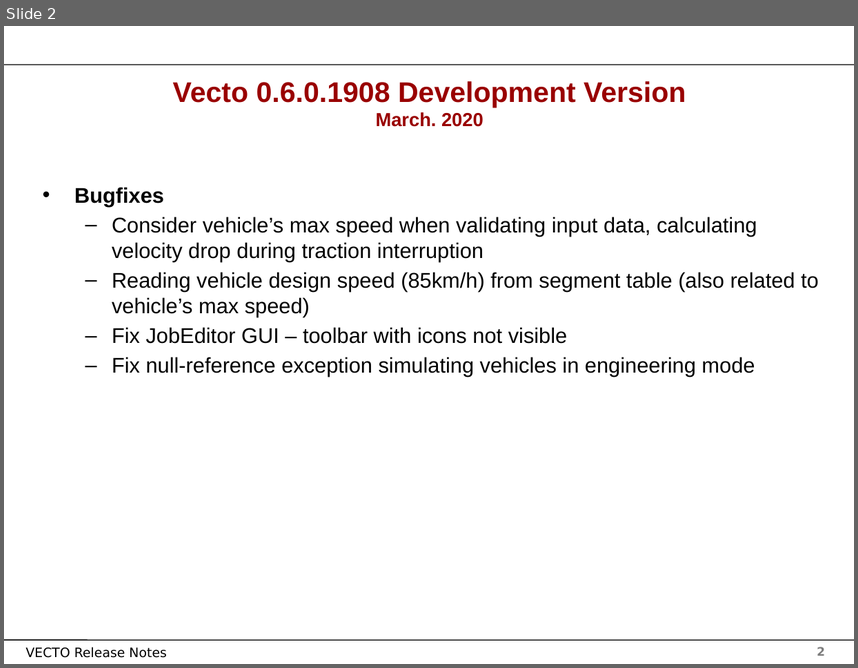
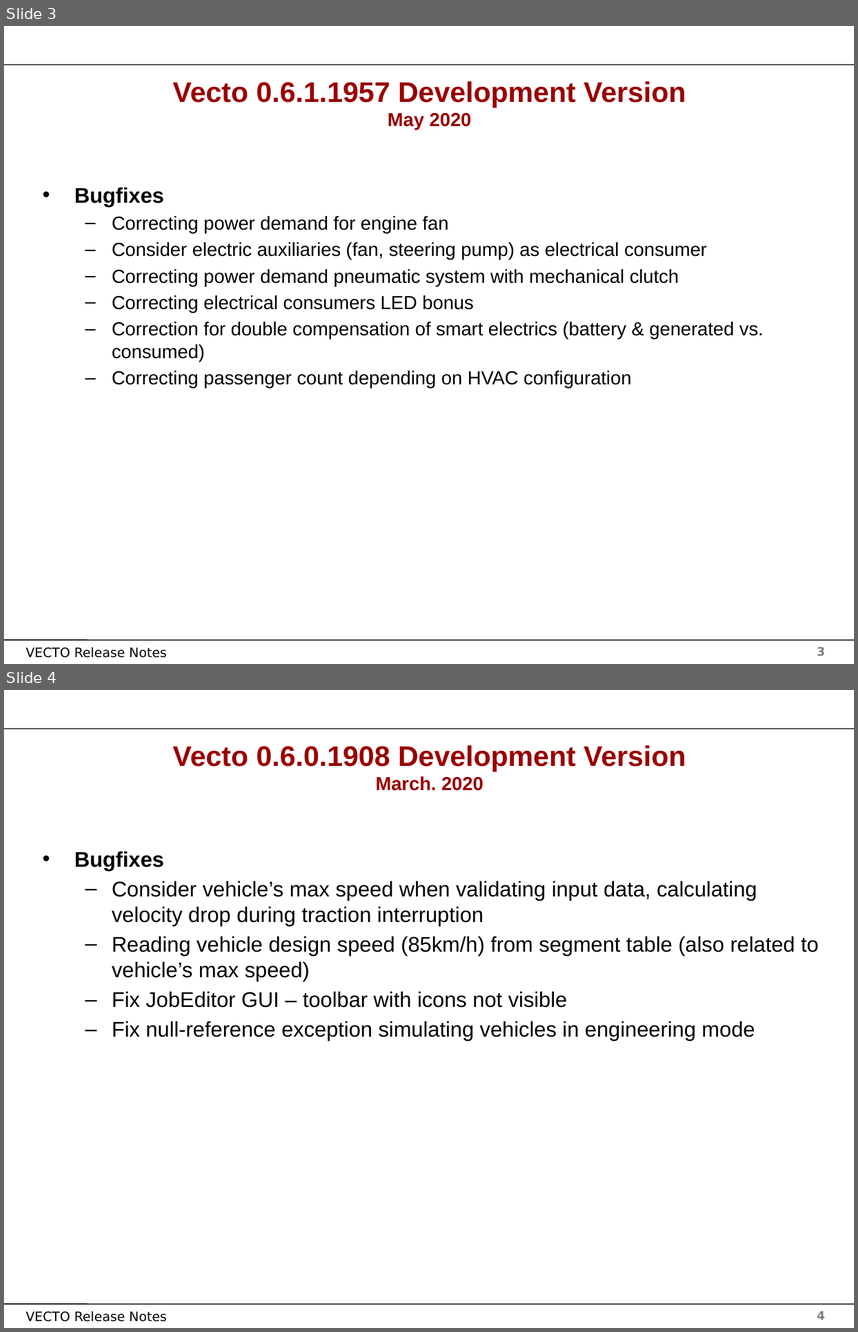
Before and after one commit to tanawadeatharva/BharatVECTO, a slide deck: Documentation/User Manual Source/Release Notes Vecto3.x.pptx. Shown one above the other, each under a label of ours: slide 2 before the commit, slides 3 and 4 after it. The pictures are 858x668 and 858x1332 pixels, drawn with LibreOffice and Linux fonts; fonts in the diff are those of the drawing; background and template pictures are left out. Boxes give left, top, right and bottom in pixels: in the first picture for what was removed or moved away, otherwise in the second. Text is boxed around its words. In the diff, an @@ line names an element or a change of style, - is before the commit and + after.

```diff
--- a/Documentation/User Manual Source/Release Notes Vecto3.x.pptx
+++ b/Documentation/User Manual Source/Release Notes Vecto3.x.pptx
@@ slide 3 added at (x1=4, y1=26, x2=854, y2=664), background #FFFFFF; not listed: 4 template elements that a slide beside it also shows @@
@@ title added at (x1=173, y1=81, x2=686, y2=130), 24 pt, text #990000, bold @@
+Vecto 0.6.1.1957 Development Version
+May 2020
@@ text added at (x1=74, y1=187, x2=764, y2=388), 16 pt, text #000000 @@
+• Bugfixes
+  – Correcting power demand for engine fan
+  – Consider electric auxiliaries (fan, steering pump) as electrical consumer
+  – Correcting power demand pneumatic system with mechanical clutch
+  – Correcting electrical consumers LED bonus
+  – Correction for double compensation of smart electrics (battery & generated vs. consumed)
+  – Correcting passenger count depending on HVAC configuration
@@ what was slide 2 is now slide 4 @@
@@ page number at (x1=817, y1=1310, x2=825, y2=1319): text changed @@
-2
+4
```
Also in this commit, not shown: 1 slide changed, 1 other slide added, 1 other file.
